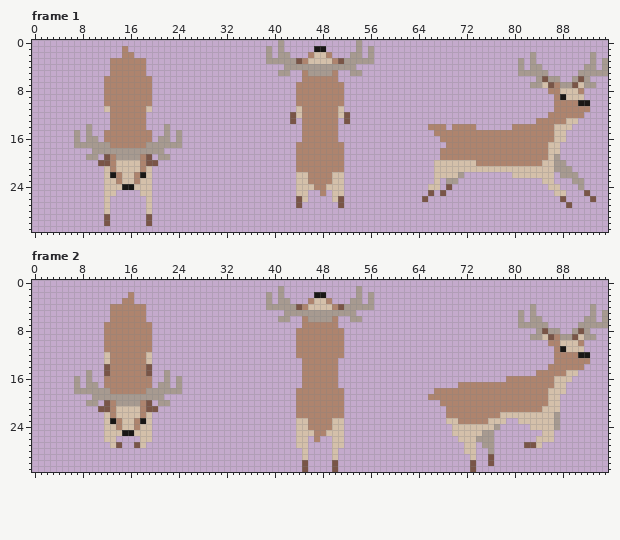
One commit to this animated GIF sprite: sprite/animal/deer/preview.gif. This is how it looked before the edit.
The file is 96x32 pixels, 4 frames. Colours within 5 levels of each other are drawn and written as one. Shown: frame 1, frame 2. The commit also changed other frames, which this record leaves out.
The result:
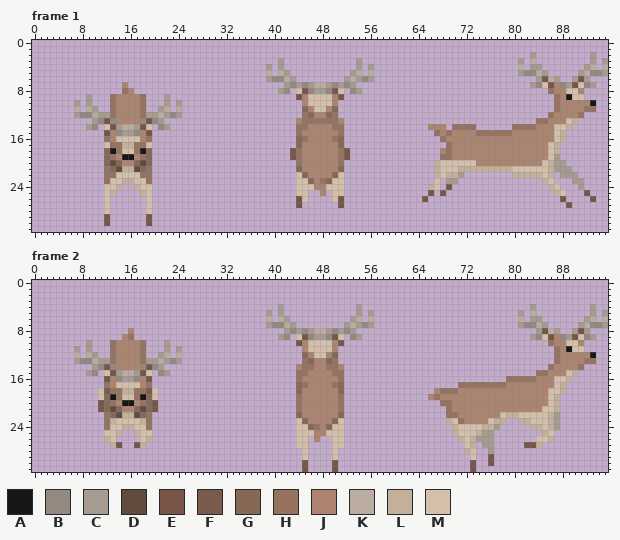
Palette (. is transparent): A #191715  B #948880  C #a79a90  D #614a3e  E #795547  F #785b4c  G #876756  H #96725f  J #ae846e  K #baaca1  L #c2b09b  M #d4c0aa
The edit:
Frame 1:
y 0: x 41 C -> .; x 54 C -> .
y 1: x 15 J -> .; x 39 C -> .; x 41 C -> .; x 47..48 AA -> ..; x 54 C -> .; x 56 C -> .
y 2: x 15..16 JJ -> ..; x 39 C -> .; x 41..42 CC -> ..; x 46..49 JMMJ -> ....; x 53..54 CC -> ..; x 56 C -> .
y 3: x 13..18 JJJJJJ -> ......; x 39..40 CC -> ..; x 42..53 CCEJMMMMJECC -> ............; x 55..56 CC -> ..; x 83 C -> K
y 4: x 13..18 JJJJJJ -> ......; x 39 . -> C; x 41..54 .CCCCCCCCCCCC. -> C............C; x 56 . -> C; x 81 C -> K; x 93 C -> K; x 95 C -> K
y 5: x 13..18 JJJJJJ -> ......; x 39 . -> K; x 41 C -> K; x 45..50 JCCCCJ -> ......; x 54 C -> K; x 56 . -> K; x 82..84 CCC -> BBK; x 92..94 CCC -> KBB
y 6: x 12..19 JJJJJJJJ -> ........; x 39..43 ..... -> CBBKC; x 45..50 JJJJJJ -> ......; x 52..56 ..... -> CKCBC; x 86 C -> K
y 7: x 12..14 JJJ -> ...; x 16..19 JJJJ -> ....; x 42..53 ..JJJJJJJJ.. -> CBCBCKKCBCBC; x 84 C -> B; x 88 C -> B; x 92 C -> B
y 8: x 12..15 JJJJ -> ...H; x 17..19 JJJ -> ...; x 41..42 .. -> CB; x 44..51 JJJJJJJJ -> MEBCCBEM; x 53..54 .. -> BC; x 86 J -> H; x 88 M -> J
y 9: x 9 . -> C; x 12..13 JJ -> .H; x 18..19 JJ -> H.; x 22 . -> C; x 44 J -> E; x 46..49 JJJJ -> MMMM; x 51 J -> E; x 87..89 JAM -> HJA
y 10: x 7 . -> C; x 9 . -> C; x 12..13 JJ -> .H; x 18..19 JJ -> H.; x 22 . -> C; x 24 . -> C; x 44 J -> .; x 46..49 JJJJ -> MMMM; x 51 J -> .; x 87 J -> H; x 91..93 AA. -> JJA
y 11: x 7 . -> K; x 9..10 .. -> KC; x 12..13 MJ -> .H; x 18..19 JM -> H.; x 21..22 .. -> CK; x 24 . -> K; x 44..45 MJ -> .G; x 47..48 JJ -> MM; x 50..51 JM -> G.; x 87 J -> H; x 92..93 J. -> HH
y 12: x 7..13 ......J -> CBBKCCH; x 18..24 J...... -> HCCKCBC; x 43..46 EMJJ -> ..HG; x 49..52 JJME -> GH..; x 86 J -> H; x 91 J -> H
y 13: x 10..13 ...J -> CBEB; x 18..21 J... -> BEBC; x 43..52 E.JJJJJJ.E -> .JHHHHHHJ.; x 84..85 JJ -> HH; x 90 M -> L
y 14: x 10 . -> B; x 12..19 .JJJJJJ. -> MECKKCEM; x 21 . -> B; x 44..45 .J -> HH; x 50..51 J. -> HH; x 70..73 JJJJ -> HHHH; x 80..83 JJJJ -> HHHH; x 89 M -> L
y 15: x 7 C -> .; x 9 C -> .; x 12 J -> E; x 14..17 JJJJ -> BCCB; x 19 J -> E; x 22 C -> .; x 24 C -> .; x 44 . -> H; x 51 . -> H; x 67 J -> H; x 69 J -> H; x 74..79 JJJJJJ -> HHHHHH; x 88 M -> L
y 16: x 7 C -> .; x 9..10 CC -> ..; x 12 J -> H; x 14..17 JJJJ -> MMMM; x 19 J -> H; x 21..22 CC -> ..; x 24 C -> .; x 44..45 .J -> GH; x 50..51 J. -> HG; x 68 J -> H; x 88 M -> L
y 17: x 7..24 CCCCCCJJJJJJCCCCCC -> .....MHHLLHHM.....; x 44 J -> G; x 51 J -> G; x 69 J -> H; x 87 M -> L
y 18: x 10..21 CCCCCCCCCCCC -> ..GAHMMHAG..; x 43..44 .J -> EH; x 51..52 J. -> HE; x 69 J -> H; x 87 M -> L
y 19: x 9..10 CC -> ..; x 12..19 EJCCCCJE -> GHJAAJHG; x 21..22 CC -> ..; x 43..44 .J -> EH; x 51..52 J. -> HE; x 68..69 JJ -> HH
y 20: x 11..20 EEJMMMMJEE -> .GDGJJGDG.; x 44 J -> H; x 51 J -> H; x 67 M -> L; x 86 M -> L
y 21: x 12..19 MJMMMMJM -> HGDLLDGH; x 44 J -> G; x 51 J -> G; x 67 M -> L; x 71..79 MMMMMMMMM -> LLLLLLLLL; x 86 M -> L
y 22: x 12..14 MAJ -> HHM; x 17..19 JAM -> MHH; x 45 M -> G; x 50 M -> G; x 67 M -> L; x 69..70 MM -> LL; x 80..84 MMMMM -> LLLLL; x 86 M -> L
y 23: x 12 M -> H; x 14..17 JMMJ -> MLLM; x 19 M -> H; x 46 J -> G; x 48..49 JJ -> HG; x 85 M -> L
y 24: x 14..17 MAAM -> L..L; x 66 M -> L; x 86 M -> L
y 25: x 13 M -> L; x 18 M -> L; x 87 M -> L
Frame 2:
y 1: x 41 C -> .; x 54 C -> .
y 2: x 16 J -> .; x 39 C -> .; x 41 C -> .; x 47..48 AA -> ..; x 54 C -> .; x 56 C -> .
y 3: x 15..16 JJ -> ..; x 39 C -> .; x 41..42 CC -> ..; x 46..49 JMMJ -> ....; x 53..54 CC -> ..; x 56 C -> .
y 4: x 13..18 JJJJJJ -> ......; x 39..40 CC -> ..; x 42..53 CCEJMMMMJECC -> ............; x 55..56 CC -> ..
y 5: x 13..18 JJJJJJ -> ......; x 39 . -> C; x 41..54 .CCCCCCCCCCCC. -> C............C; x 56 . -> C; x 83 C -> K
y 6: x 13..18 JJJJJJ -> ......; x 39 . -> K; x 41 C -> K; x 45..50 JCCCCJ -> ......; x 54 C -> K; x 56 . -> K; x 81 C -> K; x 93 C -> K; x 95 C -> K
y 7: x 12..19 JJJJJJJJ -> ........; x 39..43 ..... -> CBBKC; x 45..50 JJJJJJ -> ......; x 52..56 ..... -> CKCBC; x 82..84 CCC -> BBK; x 92..94 CCC -> KBB
y 8: x 12..15 JJJJ -> ....; x 17..19 JJJ -> ...; x 42..53 ..JJJJJJJJ.. -> CBCBCKKCBCBC; x 86 C -> K
y 9: x 12..14 JJJ -> ...; x 16..19 JJJJ -> H...; x 41..42 .. -> CB; x 44..51 JJJJJJJJ -> MEBCCBEM; x 53..54 .. -> BC; x 84 C -> B; x 88 C -> B; x 92 C -> B
y 10: x 9 . -> C; x 12..13 JJ -> .H; x 18..19 JJ -> H.; x 22 . -> C; x 44 J -> E; x 46..49 JJJJ -> MMMM; x 51 J -> E; x 86 J -> H; x 88 M -> J
y 11: x 7 . -> C; x 9 . -> C; x 12..13 JJ -> .H; x 18..19 JJ -> H.; x 22 . -> C; x 24 . -> C; x 44 J -> .; x 46..49 JJJJ -> MMMM; x 51 J -> .; x 87..89 JAM -> HJA
y 12: x 7 . -> K; x 9..10 .. -> KC; x 12..13 MJ -> .H; x 18..19 JM -> H.; x 21..22 .. -> CK; x 24 . -> K; x 44..45 JJ -> .G; x 47..48 JJ -> MM; x 50..51 JJ -> G.; x 87 J -> H; x 91..93 AA. -> JJA
y 13: x 7..13 .....MJ -> CBBKCCH; x 18..24 JM..... -> HCCKCBC; x 45..46 JJ -> HG; x 49..50 JJ -> GH; x 87 J -> H; x 92..93 J. -> HH
y 14: x 10..11 .. -> CB; x 13 J -> B; x 18 J -> B; x 20..21 .. -> BC; x 44..46 .JJ -> JHH; x 49..51 JJ. -> HHJ; x 86 J -> H; x 91 J -> H
y 15: x 10 . -> B; x 12..19 EJJJJJJE -> MECKKCEM; x 21 . -> B; x 44..45 .J -> HH; x 50..51 J. -> HH; x 84..85 JJ -> HH; x 90 M -> L
y 16: x 7 C -> .; x 9 C -> .; x 12 J -> E; x 14..17 JJJJ -> BCCB; x 19 J -> E; x 22 C -> .; x 24 C -> .; x 44 . -> H; x 51 . -> H; x 79..83 JJJJJ -> HHHHH; x 89 M -> L
y 17: x 7 C -> .; x 9..10 CC -> ..; x 12 J -> H; x 14..17 JJJJ -> MMMM; x 19 J -> H; x 21..22 CC -> ..; x 24 C -> .; x 44..45 .J -> GH; x 50..51 J. -> HG; x 71..78 JJJJJJJJ -> HHHHHHHH; x 88 M -> L
y 18: x 7..24 CCCCCCJJJJJJCCCCCC -> ....MFHHLLHHFM....; x 44 J -> G; x 51 J -> G; x 68..70 JJJ -> HHH; x 88 M -> L
y 19: x 10..21 CCCCCCCCCCCC -> .MGAHMMHAGM.; x 44 J -> H; x 51 J -> H; x 67 J -> H; x 87 M -> L
y 20: x 9..22 CC.EJCCCCJE.CC -> ..EGHJAAJHGE..; x 44 J -> H; x 51 J -> H; x 68..69 JJ -> HH; x 87 M -> L
y 21: x 12..19 EJMMMMJE -> GDGJJGDG; x 44 J -> H; x 51 J -> H; x 69 J -> H; x 87 M -> L
y 22: x 12..19 MJMMMMJM -> HGDLLDGH; x 44 J -> G; x 51 J -> G; x 69..70 JJ -> HH; x 79..80 MM -> LL; x 86 M -> L
y 23: x 12..14 MAJ -> HLM; x 17..19 JAM -> MLH; x 45 M -> G; x 50 M -> G; x 69 M -> L; x 71 J -> H; x 77..78 MM -> LL; x 81..82 MM -> LL; x 86 M -> L
y 24: x 12 M -> H; x 14..17 JMMJ -> MLLM; x 19 M -> H; x 46..47 JJ -> GH; x 49 J -> G; x 70 M -> L; x 75..76 MM -> LL; x 83..84 MM -> LL; x 86 M -> L
y 25: x 14..17 MAAM -> L..L; x 70 M -> L; x 74 M -> L; x 85 M -> L
y 26: x 12 M -> L; x 19 M -> L; x 71 M -> L; x 73 M -> L; x 86 M -> L
y 27: x 13 M -> L; x 18 M -> L; x 73 M -> L; x 84 M -> L
y 28: x 72 M -> L
Where, in picture pixels (left, top, right, bottom), the same in both pictures:
changed: (266, 40, 374, 184)
changed: (74, 46, 182, 196)
changed: (428, 58, 608, 196)
changed: (266, 286, 374, 430)
changed: (74, 292, 182, 448)
changed: (434, 310, 608, 454)
